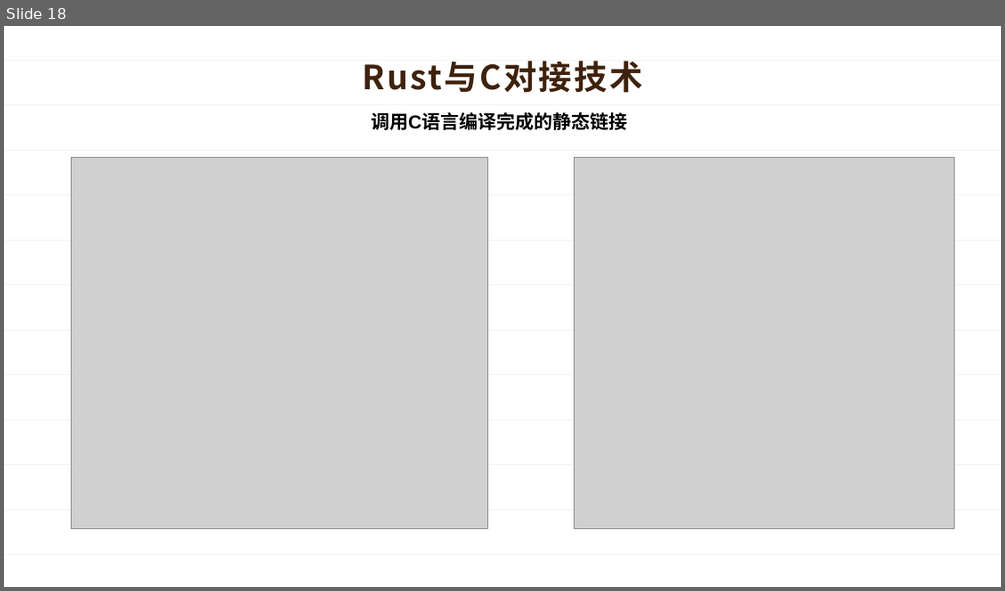
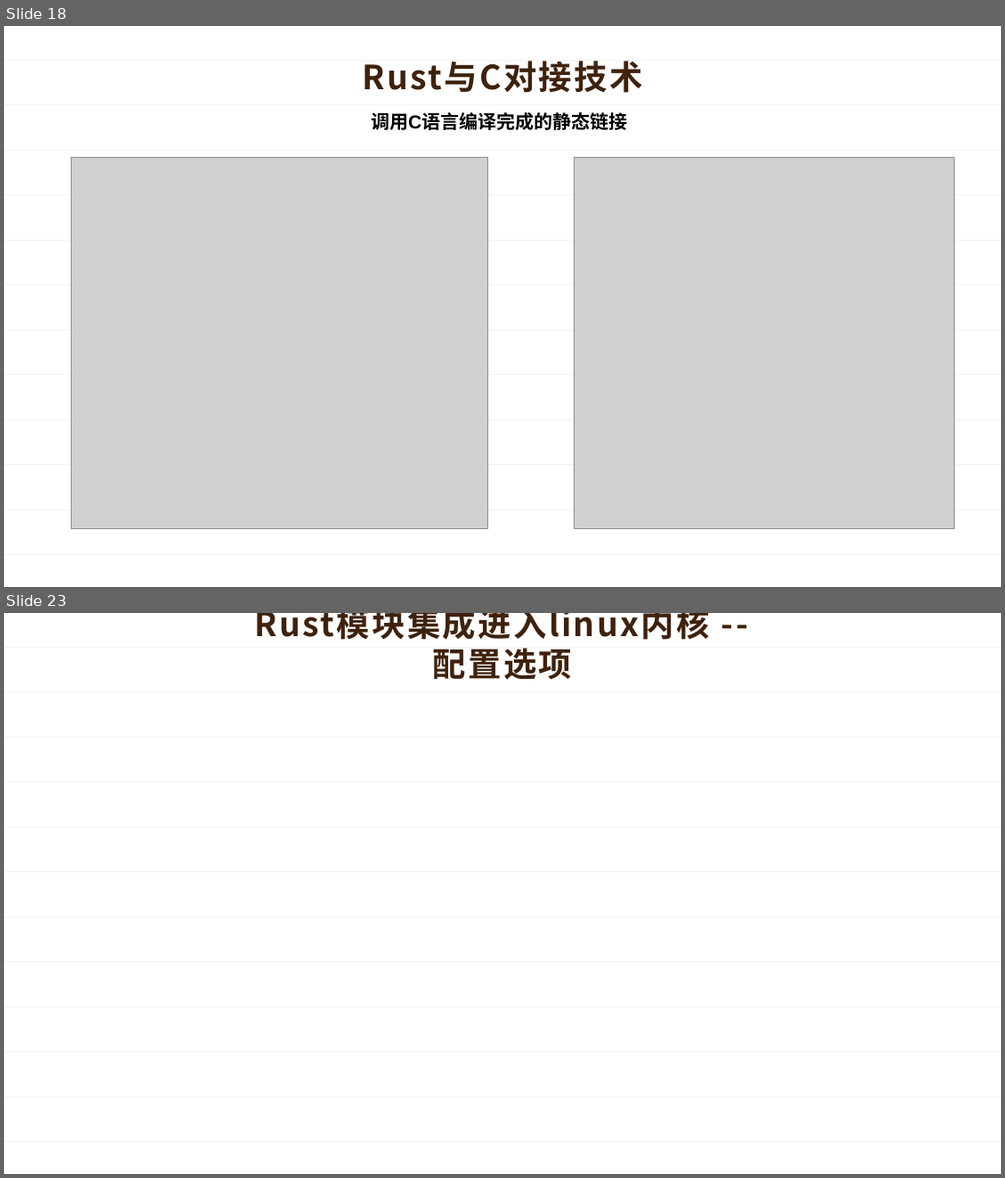
Before and after one commit to OSH-2024/mkdir, a slide deck: Interim_Report/interim_report.pptx. Shown one above the other, each under a label of ours: slide 18 before the commit, slides 18 and 23 after it; the slides between them are not shown. The pictures are 1005x591 and 1005x1178 pixels, drawn with LibreOffice and Linux fonts; fonts in the diff are those of the drawing; grey boxes stand for pictures. Boxes give left, top, right and bottom in pixels: in the first picture for what was removed or moved away, otherwise in the second. Text is boxed around its words. In the diff, an @@ line names an element or a change of style, - is before the commit and + after.

```diff
--- a/Interim_Report/interim_report.pptx
+++ b/Interim_Report/interim_report.pptx
@@ slide 23 added at box(4, 613, 1001, 1174), background #FFFFFF; not listed: 12 template elements that a slide beside it also shows @@
@@ title added at box(255, 613, 710, 680), 32 pt, text #3F220D, bold @@
+Rust模块集成进入linux内核 -- 配置选项
```
Also in this commit, not shown: 1 slide changed, 6 other slides added, 1 other file.
